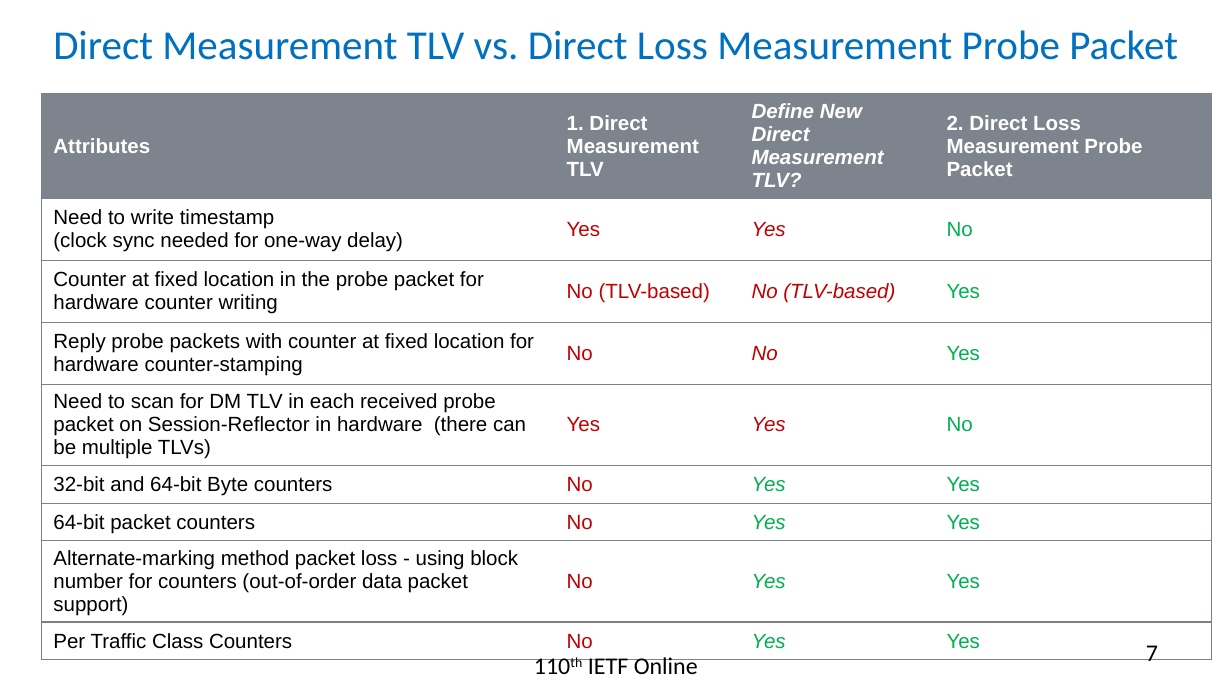
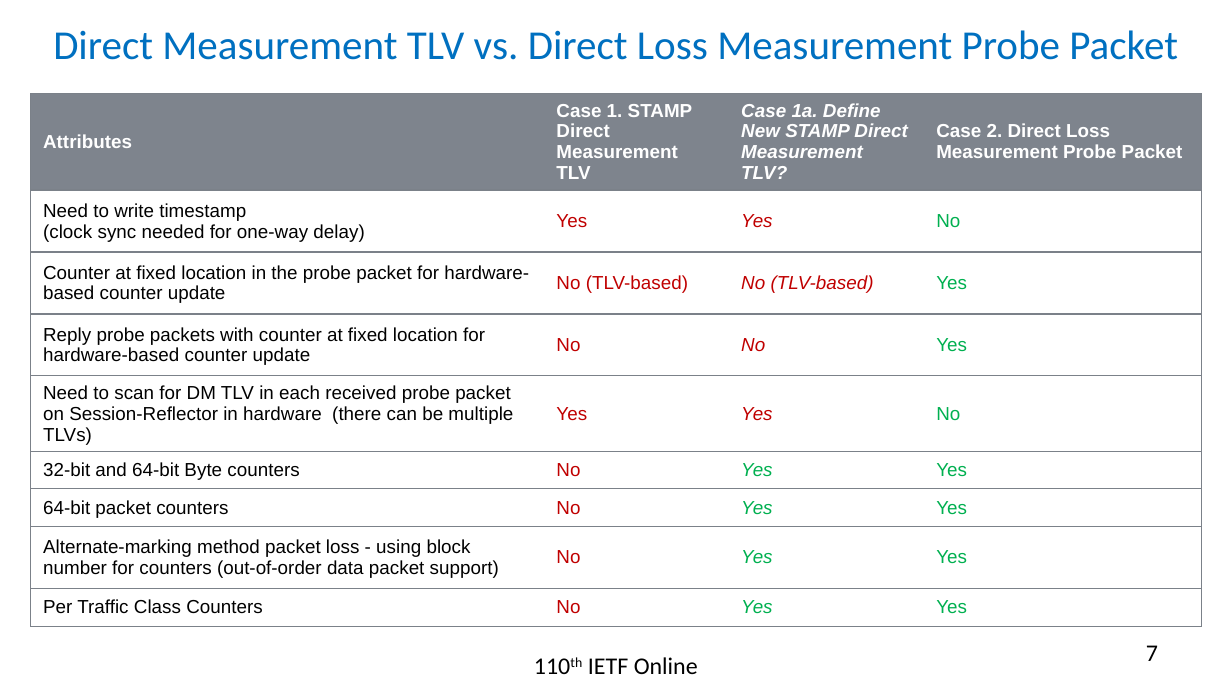
Before and after one commit to rakgandhi/ietf-slides, a slide deck: slide 7 of draft-gandhi-ippm-simple-direct-loss-00.pptx. Drawn at 1232x693 pixels with LibreOffice and Linux fonts; fonts in the diff are those of the drawing. Boxes give left, top, right and bottom in pixels: in the first picture for what was removed or moved away, otherwise in the second. Text is boxed around its words. In the diff, an @@ line names an element or a change of style, - is before the commit and + after.

```diff
--- a/draft-gandhi-ippm-simple-direct-loss-00.pptx
+++ b/draft-gandhi-ippm-simple-direct-loss-00.pptx
@@ table at (31,94,1201,618) @@
-row 1: Attributes | 1. Direct Measurement TLV | Define New Direct Measurement TLV? | 2. Direct Loss Measurement Probe Packet
+row 1: Attributes | Case 1. STAMP Direct Measurement TLV | Case 1a. Define New STAMP Direct Measurement TLV? | Case 2. Direct Loss Measurement Probe Packet
-row 3, column 1: Counter at fixed location in the probe packet for hardware counter writing
+row 3, column 1: Counter at fixed location in the probe packet for hardware-based counter update
-row 4, column 1: Reply probe packets with counter at fixed location for hardware counter-stamping
+row 4, column 1: Reply probe packets with counter at fixed location for hardware-based counter update
@@ size 12 to 11 pt in "Attributes", "Need to write timestamp", "(clock sync needed for one-way delay)", "Yes" and 28 more places @@
@@ table: place and size @@
-table at (41,94,1211,653)
+table at (31,94,1201,618)
```
Also in this commit, not shown: 2 other slides changed, 1 other file.
